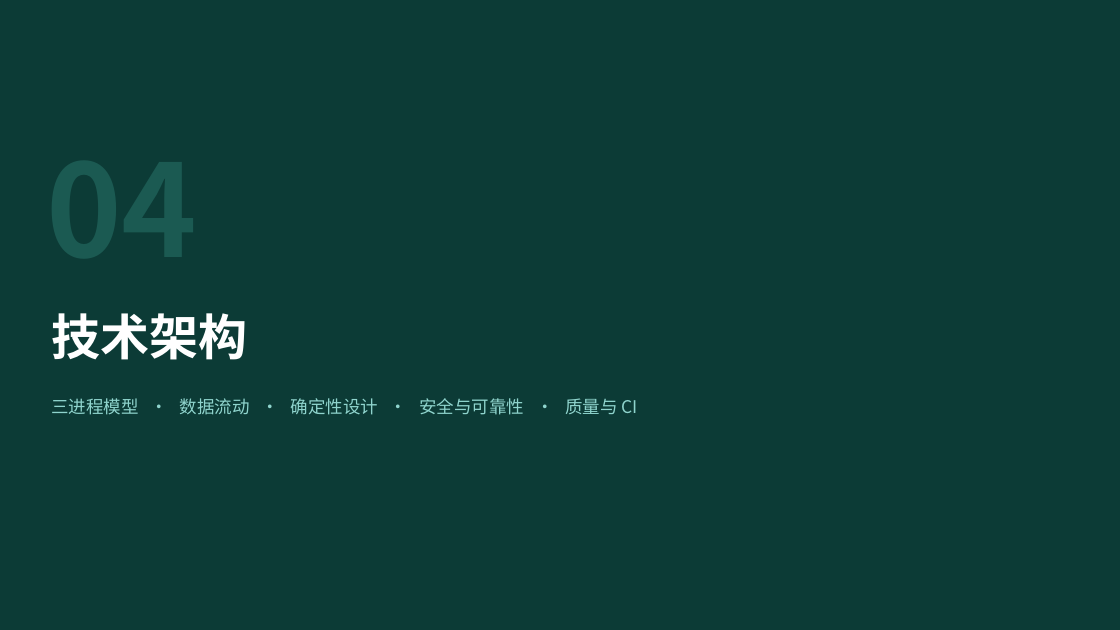
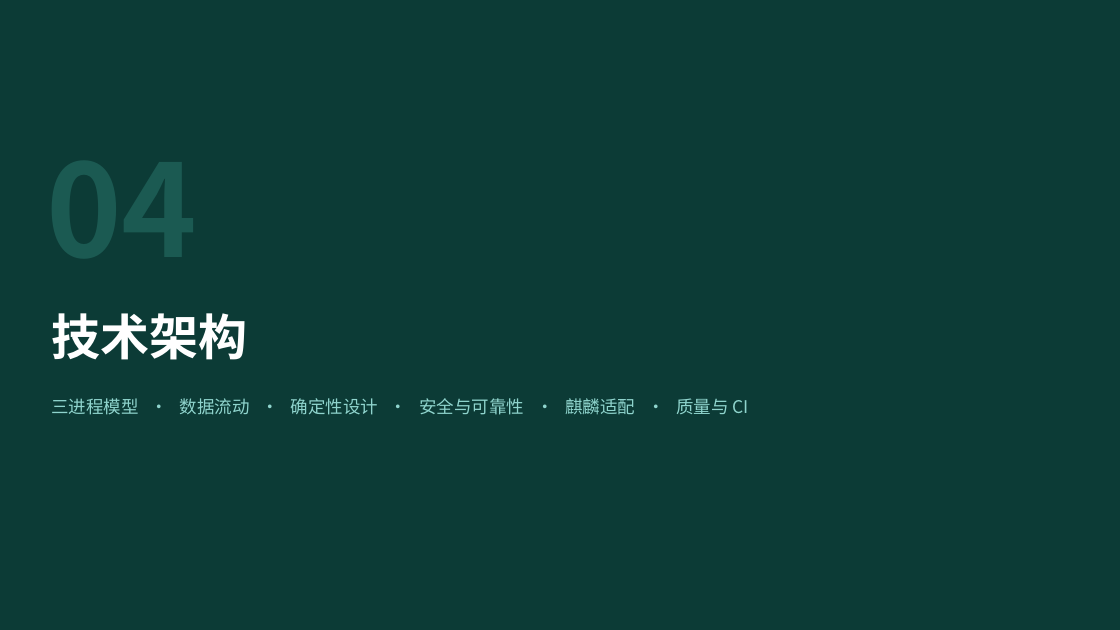
Before and after one commit to lzh745200/material-balancer, a slide deck: slide 28 of docs/系统介绍.pptx. Drawn at 1120x630 pixels with LibreOffice and Linux fonts; fonts in the diff are those of the drawing. Boxes give left, top, right and bottom in pixels: in the first picture for what was removed or moved away, otherwise in the second. Text is boxed around its words. In the diff, an @@ line names an element or a change of style, - is before the commit and + after.

Commit message:
docs: 文档全面更新至 v1.1.1 + 系统介绍 PPT 重制（44 页）
- 新增 docs/使用手册.md：面向使用者的完整手册——双平台安装
  （Windows SmartScreen 说明 / 麒麟 install.sh 与 deb 命令行）、五步上手、
  全功能详解（策略/拖拽/锁定/排除/未分配池/方案历史/统计）、
  导入导出格式、快捷键、数据与备份、8 条 FAQ、已知限制
- docs/项目文件结构说明.md 同步 v1.1.1：补 build/ 打包钩子三文件、
  docs/ 目录、98 个测试分布、「改哪儿」速查表新增 Linux 打包与 PPT 条目
- docs/系统介绍.pptx 重制为 44 页：封面/关键数字/版本路线更新至 v1.1.1，
  新增「麒麟 V10 适配：三层防御」专页，测试分布图（23/37/32/6）与
  代码构成环图（约 6000 行）按实测刷新
- PPT 构建脚本收入仓库 scripts/build-ppt.cjs（npm run ppt 可复现），
  pptxgenjs 转为 devDependency；README 文档导航与目录树同步

```diff
--- a/docs/系统介绍.pptx
+++ b/docs/系统介绍.pptx
@@ text at <box>51,398,749,415</box>: text changed @@
-三进程模型 · 数据流动 · 确定性设计 · 安全与可靠性 · 质量与 CI
+三进程模型 · 数据流动 · 确定性设计 · 安全与可靠性 · 麒麟适配 · 质量与 CI
```
Also in this commit, not shown: 11 other slides changed, 1 slide added, 7 other files.
